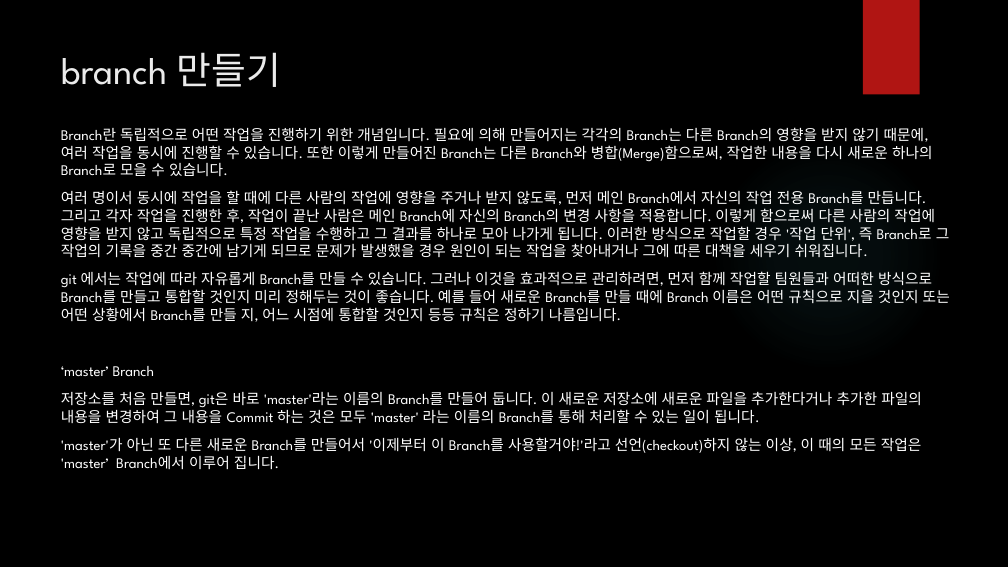
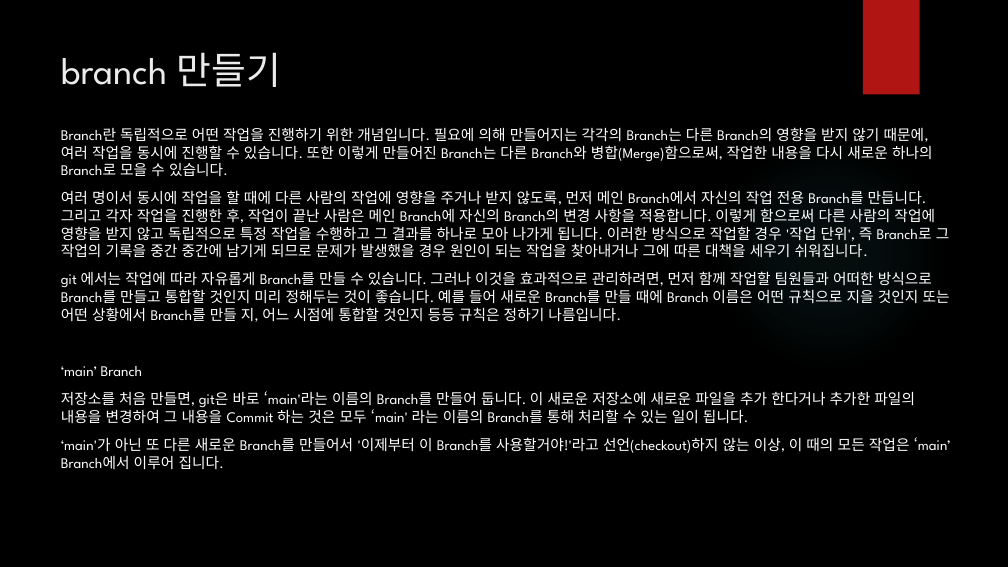
Before and after one commit to iredseal/Learning, a slide deck: slide 23 of Tools/git/SW 형상 관리.pptx. Drawn at 1008x567 pixels with LibreOffice and Linux fonts; fonts in the diff are those of the drawing; background and template pictures are left out. Boxes give left, top, right and bottom in pixels: in the first picture for what was removed or moved away, otherwise in the second. Text is boxed around its words. In the diff, an @@ line names an element or a change of style, - is before the commit and + after.

```diff
--- a/Tools/git/SW 형상 관리.pptx
+++ b/Tools/git/SW 형상 관리.pptx
@@ text at (61, 366, 951, 469): text changed @@
-‘master’ Branch
-저장소를 처음 만들면, git은 바로 'master'라는 이름의 Branch를 만들어 둡니다. 이 새로운 저장소에 새로운 파일을 추가한다거나 추가한 파일의 내용을 변경하여 그 내용을 Commit 하는 것은 모두 'master' 라는 이름의 Branch를 통해 처리할 수 있는 일이 됩니다.
-'master'가 아닌 또 다른 새로운 Branch를 만들어서 '이제부터 이 Branch를 사용할거야!'라고 선언(checkout)하지 않는 이상, 이 때의 모든 작업은 'master’ Branch에서 이루어 집니다.
+‘main’ Branch
+저장소를 처음 만들면, git은 바로 ‘main'라는 이름의 Branch를 만들어 둡니다. 이 새로운 저장소에 새로운 파일을 추가 한다거나 추가한 파일의 내용을 변경하여 그 내용을 Commit 하는 것은 모두 ‘main' 라는 이름의 Branch를 통해 처리할 수 있는 일이 됩니다.
+‘main'가 아닌 또 다른 새로운 Branch를 만들어서 '이제부터 이 Branch를 사용할거야!'라고 선언(checkout)하지 않는 이상, 이 때의 모든 작업은 ‘main’ Branch에서 이루어 집니다.
```
Also in this commit, not shown: 15 other slides changed, 3 other files.
